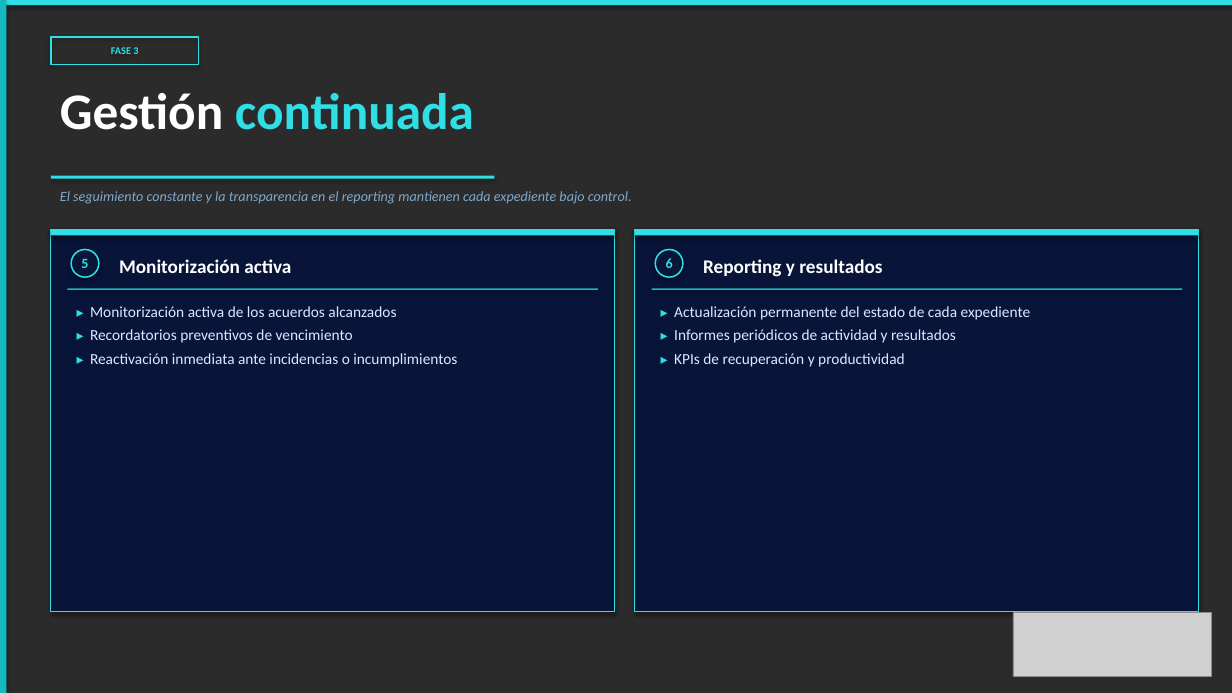
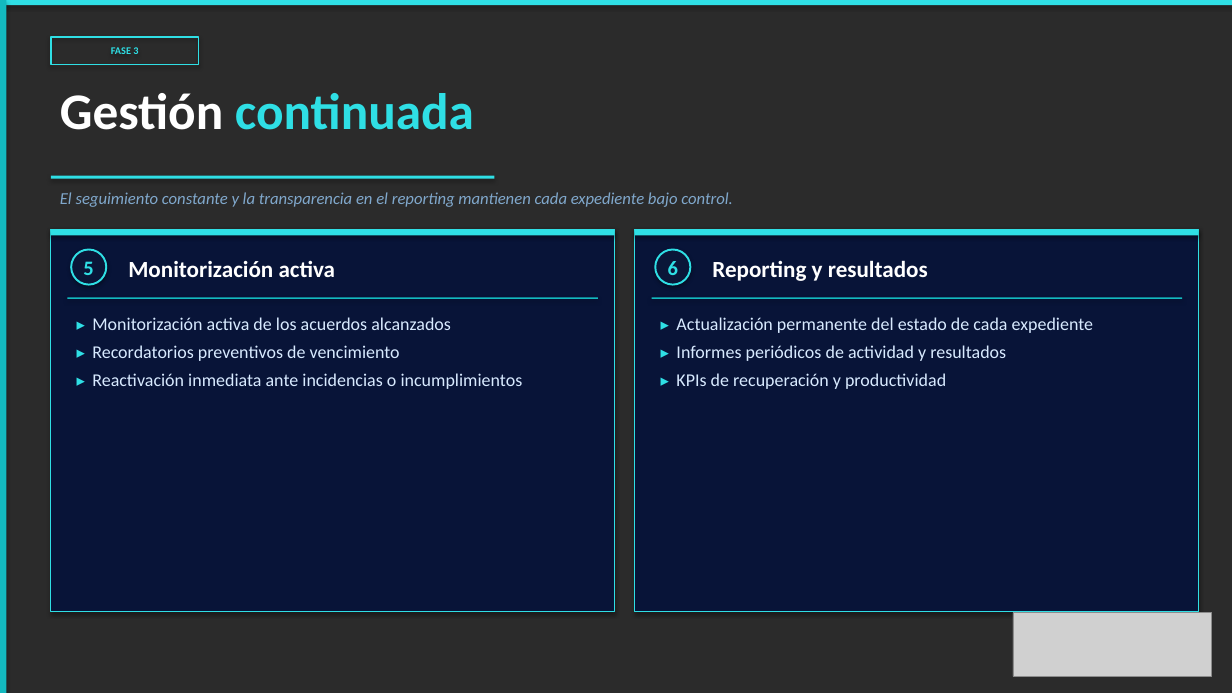
Before and after one commit to alejandroas010/alepixel-web, a slide deck: slide 4 of sendacredit_propuesta.pptx. Drawn at 1232x693 pixels with LibreOffice and Linux fonts; fonts in the diff are those of the drawing; grey boxes stand for pictures; background and template pictures are left out; a plain dark background stands for a picture behind light text. Boxes give left, top, right and bottom in pixels: in the first picture for what was removed or moved away, otherwise in the second. Text is boxed around its words. In the diff, an @@ line names an element or a change of style, - is before the commit and + after.

```diff
--- a/sendacredit_propuesta.pptx
+++ b/sendacredit_propuesta.pptx
@@ text "El seguimiento constante y la ..." at [60,192,733,207]: size 11 to 13 pt @@
@@ ellipse "5": place and size @@
-ellipse "5" at [81,259,88,268]
+ellipse "5" at [71,250,106,285]
@@ ellipse "5" at [71,250,106,285]: size 11 to 16 pt; vertical alignment top to middle; fill none to #0A1638; outline none to #2FDFE5 1.5 pt; shadow on @@
@@ ellipse removed at [71,250,99,277] @@
@@ text "Monitorización activa": place and size @@
-text "Monitorización activa" at [119,259,291,273]
+text "Monitorización activa" at [128,260,336,277]
@@ text "Monitorización activa" at [128,260,336,277]: size 15 to 18 pt @@
@@ ellipse "6" at [655,250,690,285]: size 11 to 16 pt; vertical alignment top to middle; fill none to #0A1638; outline none to #2FDFE5 1.5 pt; shadow on @@
@@ ellipse "6": place and size @@
-ellipse "6" at [666,258,673,268]
+ellipse "6" at [655,250,690,285]
@@ ellipse removed at [655,250,683,277] @@
@@ text "Reporting y resultados" at [712,260,928,281]: size 15 to 18 pt @@
@@ text "Reporting y resultados": place and size @@
-text "Reporting y resultados" at [703,259,882,277]
+text "Reporting y resultados" at [712,260,928,281]
@@ rectangle: place and size @@
-rectangle at [67,288,598,290]
+rectangle at [67,298,598,299]
@@ rectangle: place and size @@
-rectangle at [652,288,1182,290]
+rectangle at [652,298,1182,299]
@@ text "▸ Monitorización activa de los ..." at [92,317,523,389]: size 11 to 13 pt in "▸", "▸", "▸"; size 12 to 14 pt; more space between paragraphs @@
@@ text "▸ Monitorización activa de los ...": place and size @@
-text "▸ Monitorización activa de los ..." at [90,306,457,367]
+text "▸ Monitorización activa de los ..." at [92,317,523,389]
@@ text "▸ Actualización permanente del estado ...": place and size @@
-text "▸ Actualización permanente del estado ..." at [674,306,1031,367]
+text "▸ Actualización permanente del estado ..." at [676,317,1093,389]
@@ text "▸ Actualización permanente del estado ..." at [676,317,1093,389]: size 11 to 13 pt in "▸", "▸", "▸"; size 12 to 14 pt; more space between paragraphs @@
```
Also in this commit, not shown: 4 other slides changed.
